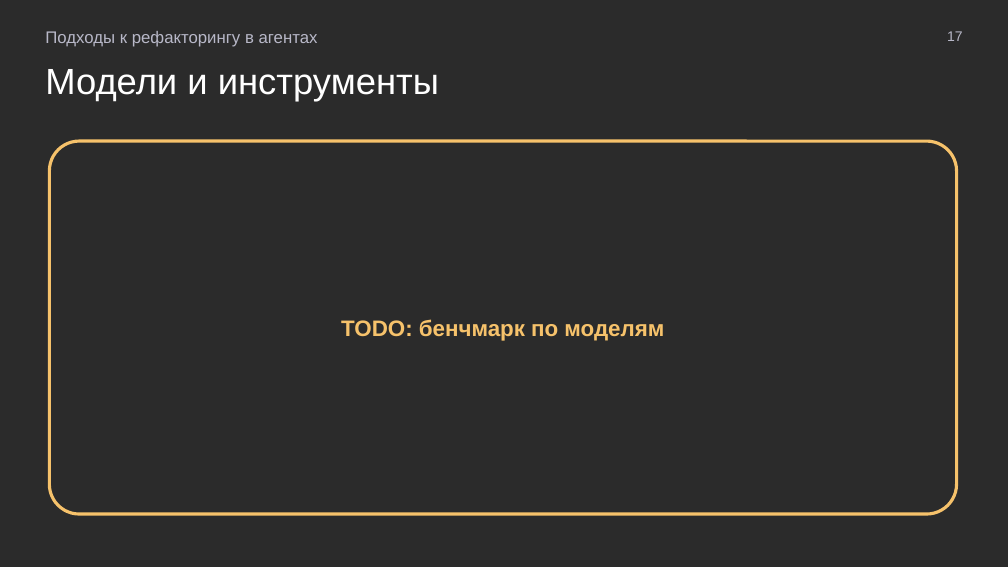
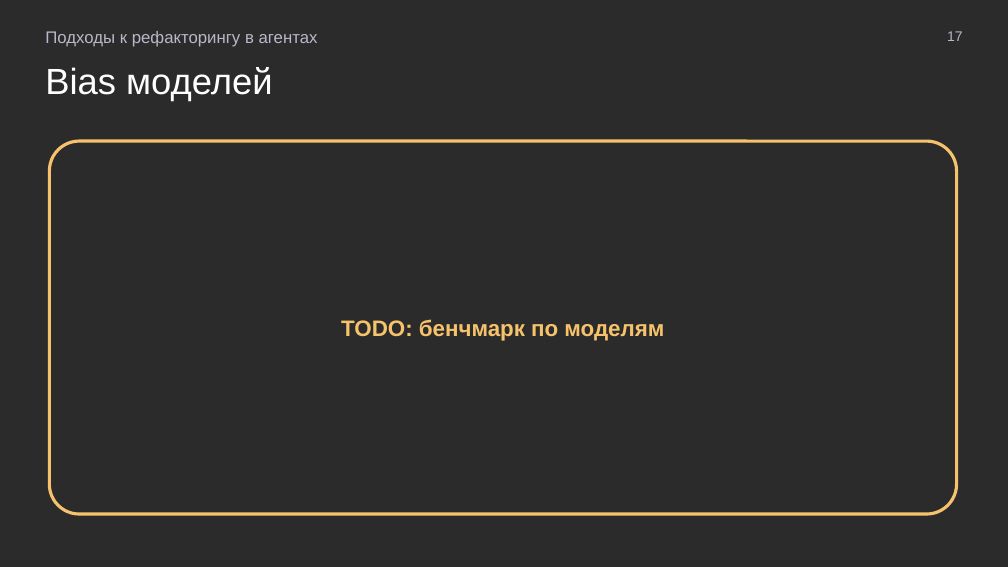
Before and after one commit to MchKosticyn/ide-refactoring-in-ai-agents, a slide deck: slide 17 of Доклад_ Рефакторинг в ИИ-агентах.pptx. Drawn at 1008x567 pixels with LibreOffice and Linux fonts; fonts in the diff are those of the drawing; background and template pictures are left out; a plain dark background stands for a picture behind light text. Boxes give left, top, right and bottom in pixels: in the first picture for what was removed or moved away, otherwise in the second. Text is boxed around its words. In the diff, an @@ line names an element or a change of style, - is before the commit and + after.

Commit message:
Bias slides titles, Serena quote, human baseline metrics from PR timeline, single token figure, agent/model line under video, adopt manual layout of engine slide

```diff
--- a/Доклад_ Рефакторинг в ИИ-агентах.pptx
+++ b/Доклад_ Рефакторинг в ИИ-агентах.pptx
@@ text at (45, 67, 272, 102): text changed @@
-Модели и инструменты
+Bias моделей
```
Also in this commit, not shown: 8 other slides changed, 2 other files.
